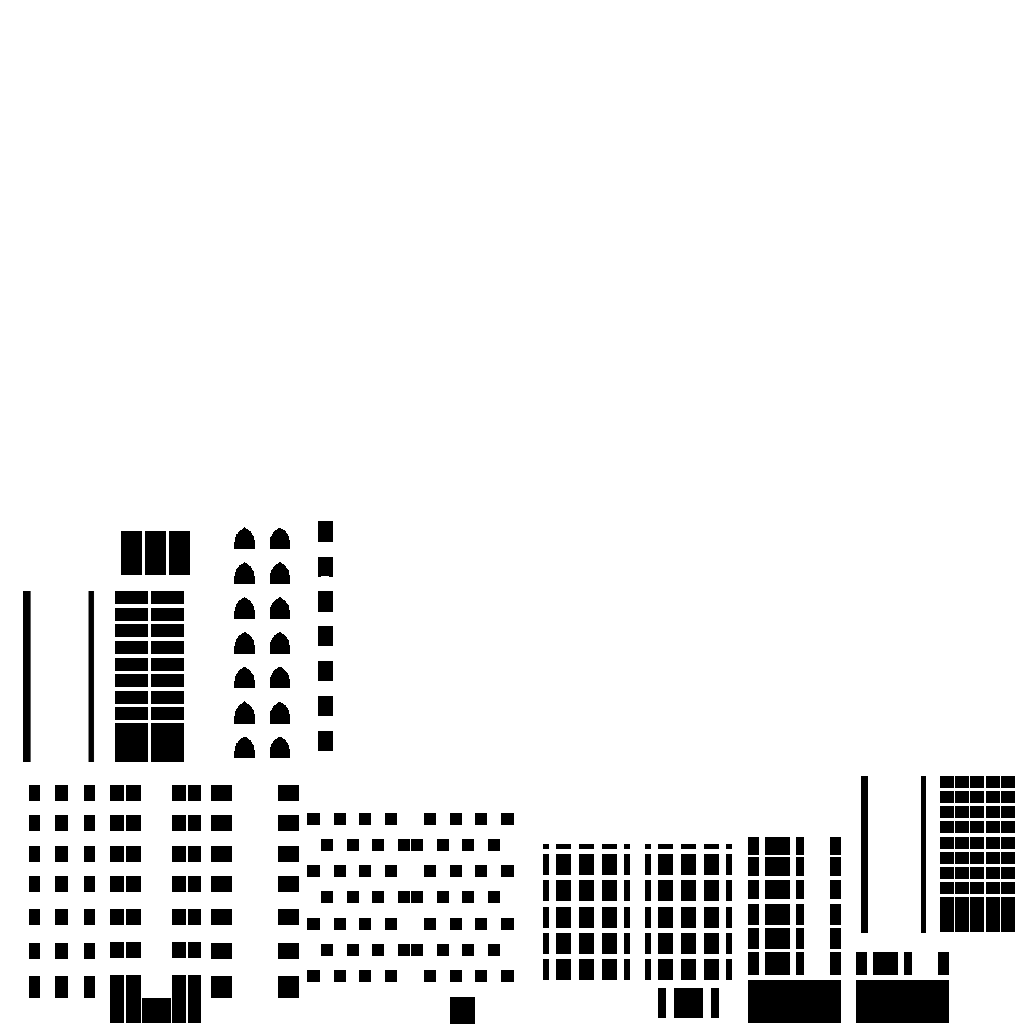
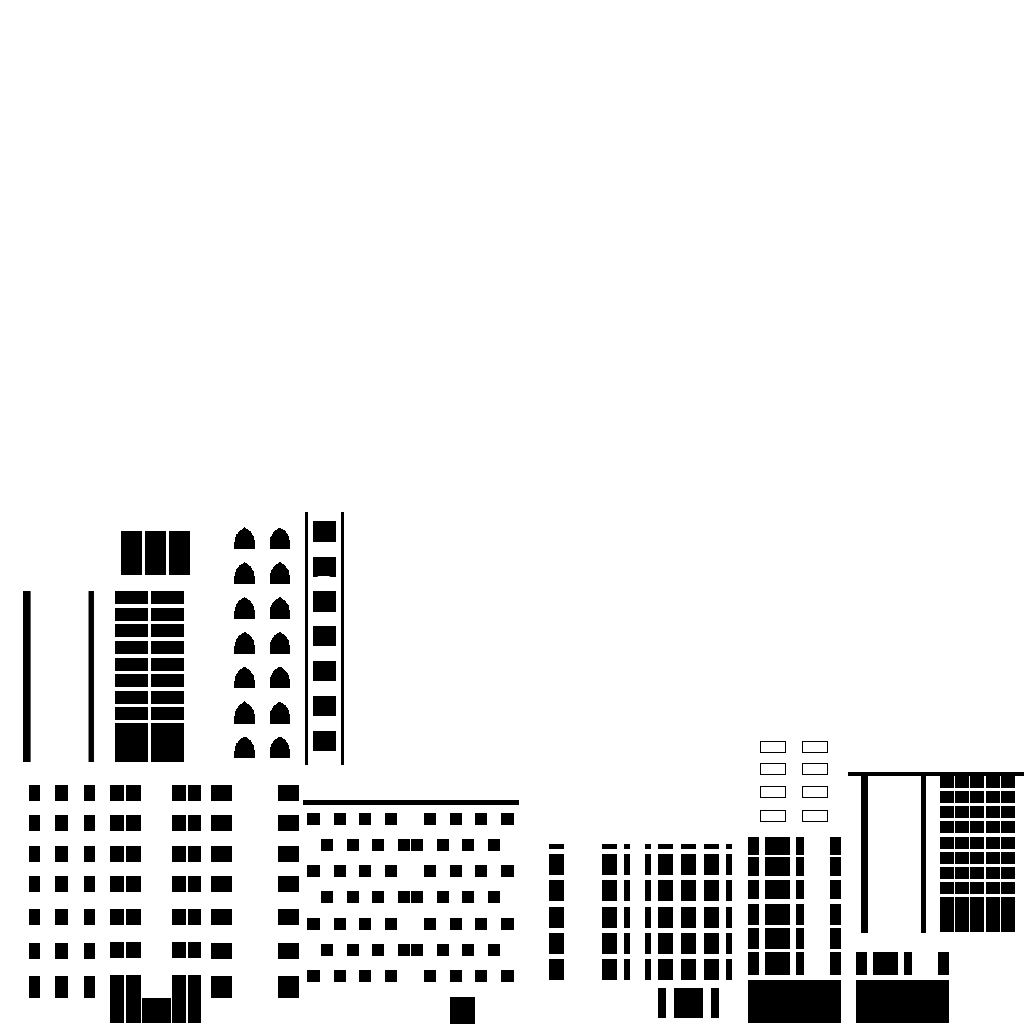
Layered file, before and after one edit (w=1024, h=1024). Changes by layer:
painted on "Livello 4" over [303,800,519,805]
painted on "Livello 8" over [543,844,594,980]
painted on "Livello 10" over [760,741,828,822]
painted on "Livello 19" over [305,512,344,765]
painted on "Livello 15" over [848,772,1024,776]
